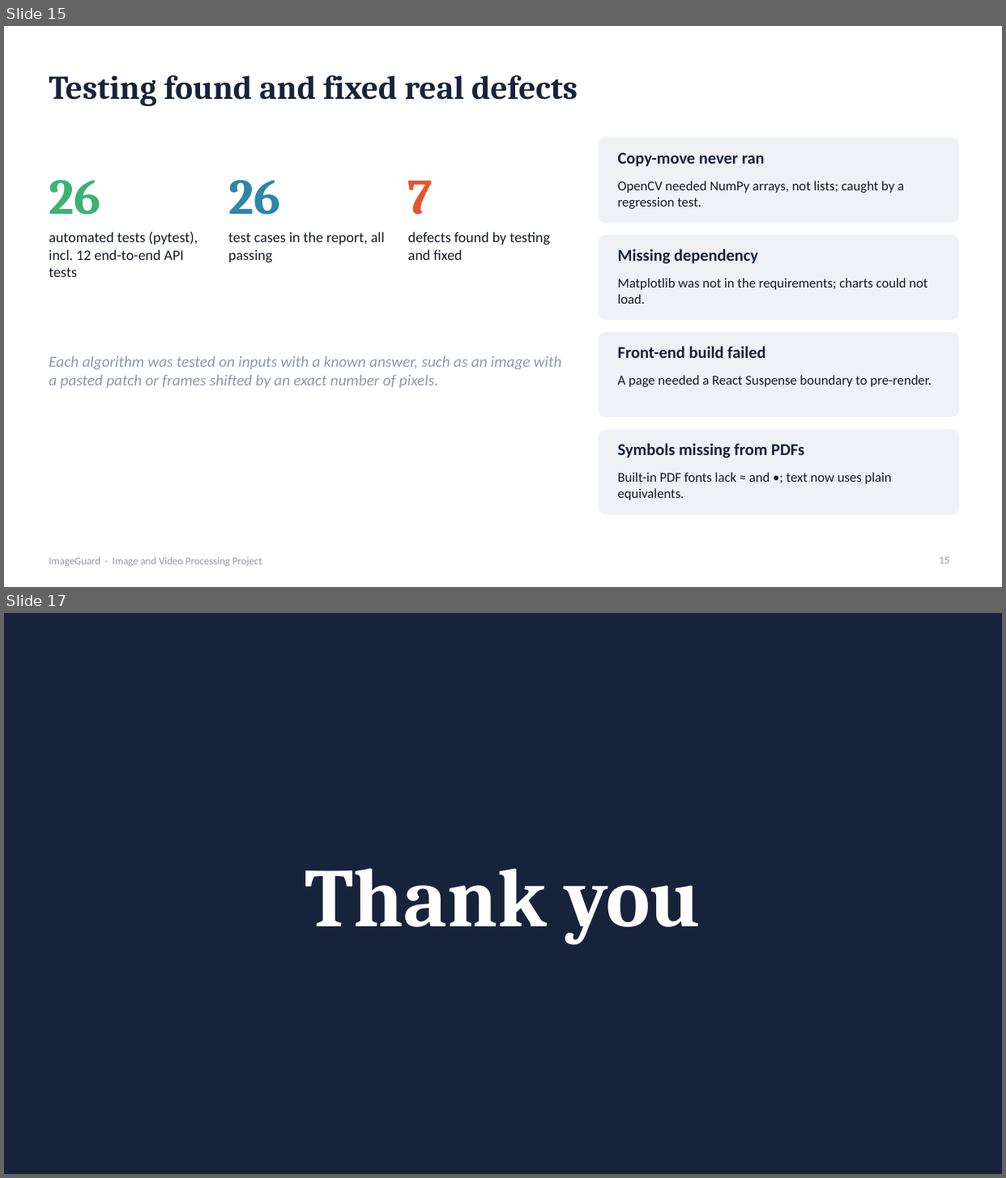
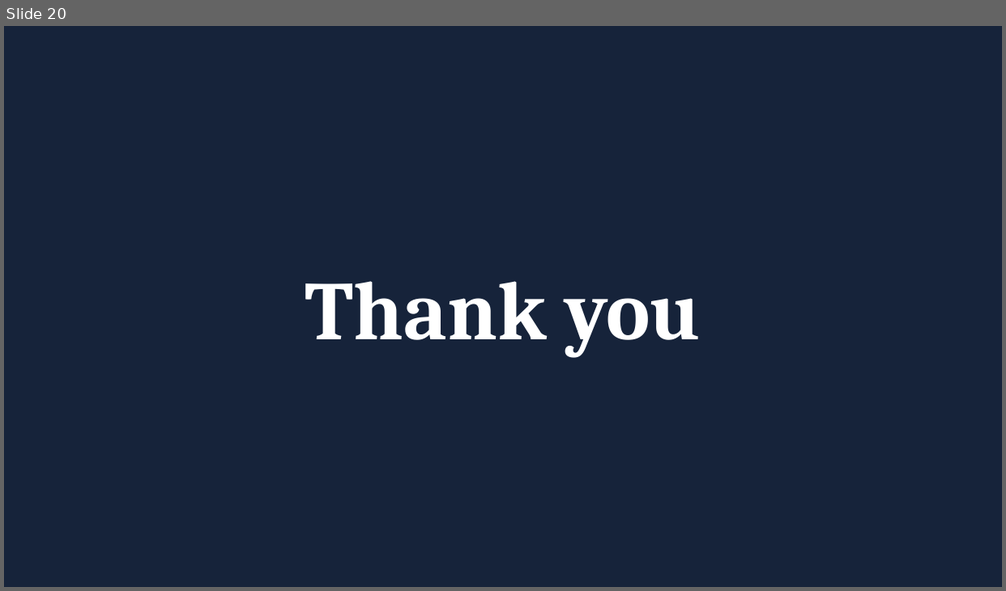
Before and after one commit to kankanaujia/ImageGuard-IVP-Project, a slide deck: documentation/ImageGuard_Presentation.pptx. Shown one above the other, each under a label of ours: slides 15 and 17 before the commit, slide 20 after it; the slides between them are not shown. The pictures are 1006x1178 and 1006x591 pixels, drawn with LibreOffice and Linux fonts; fonts in the diff are those of the drawing. Boxes give left, top, right and bottom in pixels: in the first picture for what was removed or moved away, otherwise in the second. Text is boxed around its words. In the diff, an @@ line names an element or a change of style, - is before the commit and + after.

```diff
--- a/documentation/ImageGuard_Presentation.pptx
+++ b/documentation/ImageGuard_Presentation.pptx
@@ slide 15 removed at <box>4,26,1002,587</box>, background #FFFFFF @@
@@ title removed at <box>49,75,577,106</box> @@
-Testing found and fixed real defects
@@ rounded rectangle removed at <box>599,139,958,222</box> @@
@@ text removed at <box>618,152,765,167</box> @@
-Copy-move never ran
@@ text removed at <box>49,180,100,215</box> @@
-26
@@ text removed at <box>228,180,280,215</box> @@
-26
@@ text removed at <box>408,181,432,215</box> @@
-7
@@ text removed at <box>618,181,904,209</box> @@
-OpenCV needed NumPy arrays, not lists; caught by a regression test.
@@ text removed at <box>49,232,198,277</box> @@
-automated tests (pytest), incl. 12 end-to-end API tests
@@ text removed at <box>228,232,385,263</box> @@
-test cases in the report, all passing
@@ text removed at <box>408,232,550,260</box> @@
-defects found by testing and fixed
@@ rounded rectangle removed at <box>599,236,958,319</box> @@
@@ text removed at <box>618,249,758,264</box> @@
-Missing dependency
@@ text removed at <box>618,278,927,304</box> @@
-Matplotlib was not in the requirements; charts could not load.
@@ rounded rectangle removed at <box>599,333,958,416</box> @@
@@ text removed at <box>49,356,561,388</box> @@
-Each algorithm was tested on inputs with a known answer, such as an image with a pasted patch or frames shifted by an exact number of pixels.
@@ text removed at <box>618,346,766,358</box> @@
-Front-end build failed
@@ text removed at <box>618,375,931,387</box> @@
-A page needed a React Suspense boundary to pre-render.
@@ rounded rectangle removed at <box>599,430,958,514</box> @@
@@ text removed at <box>618,443,804,459</box> @@
-Symbols missing from PDFs
@@ text removed at <box>618,472,892,501</box> @@
-Built-in PDF fonts lack ≈ and •; text now uses plain equivalents.
@@ text removed at <box>49,557,262,566</box> @@
-ImageGuard · Image and Video Processing Project
@@ page number removed at <box>939,557,949,564</box> @@
-15
@@ what was slide 17 is now slide 20 @@
```
Also in this commit, not shown: 12 slides changed, 6 slides added, 2 other slides removed, 30 other files.
